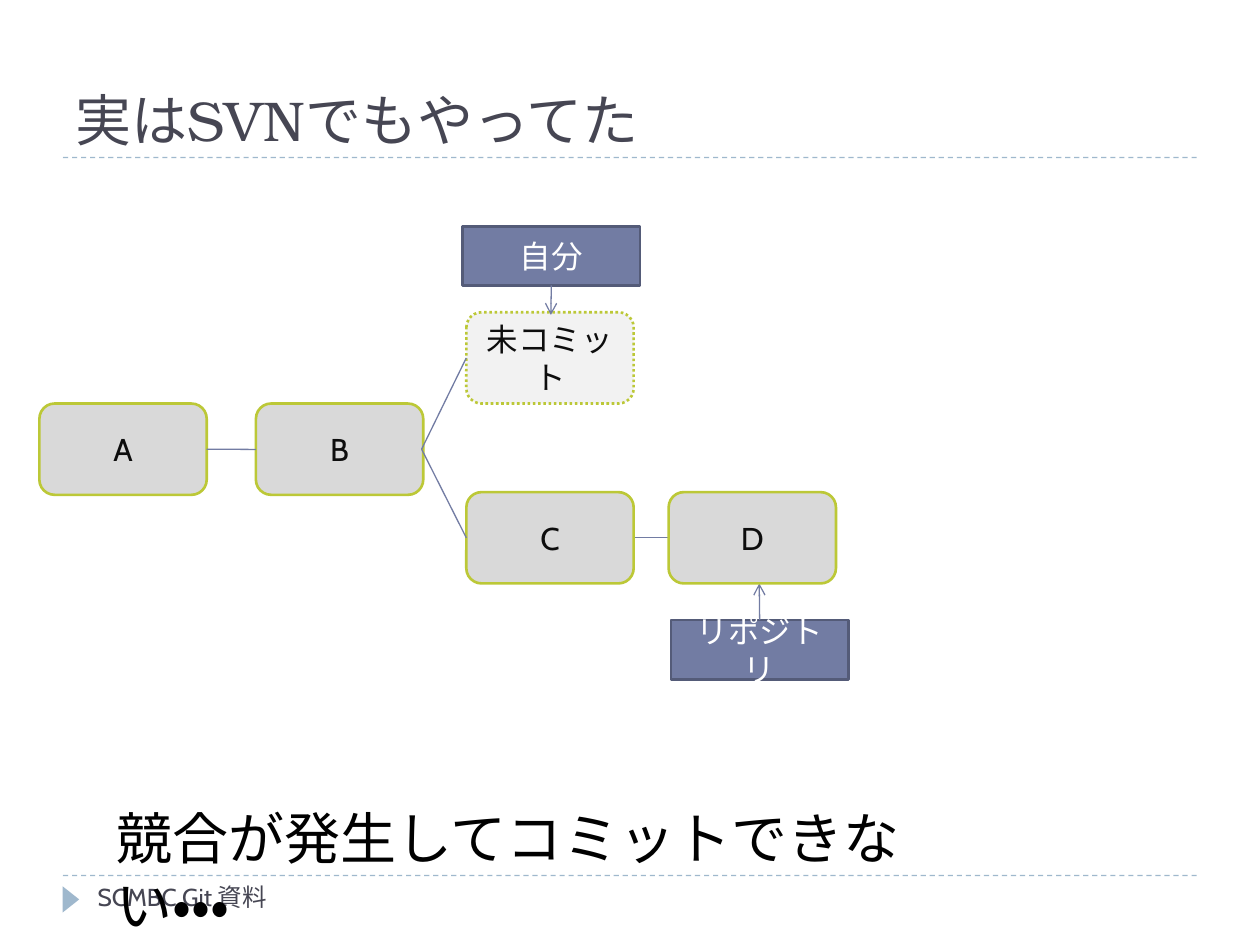
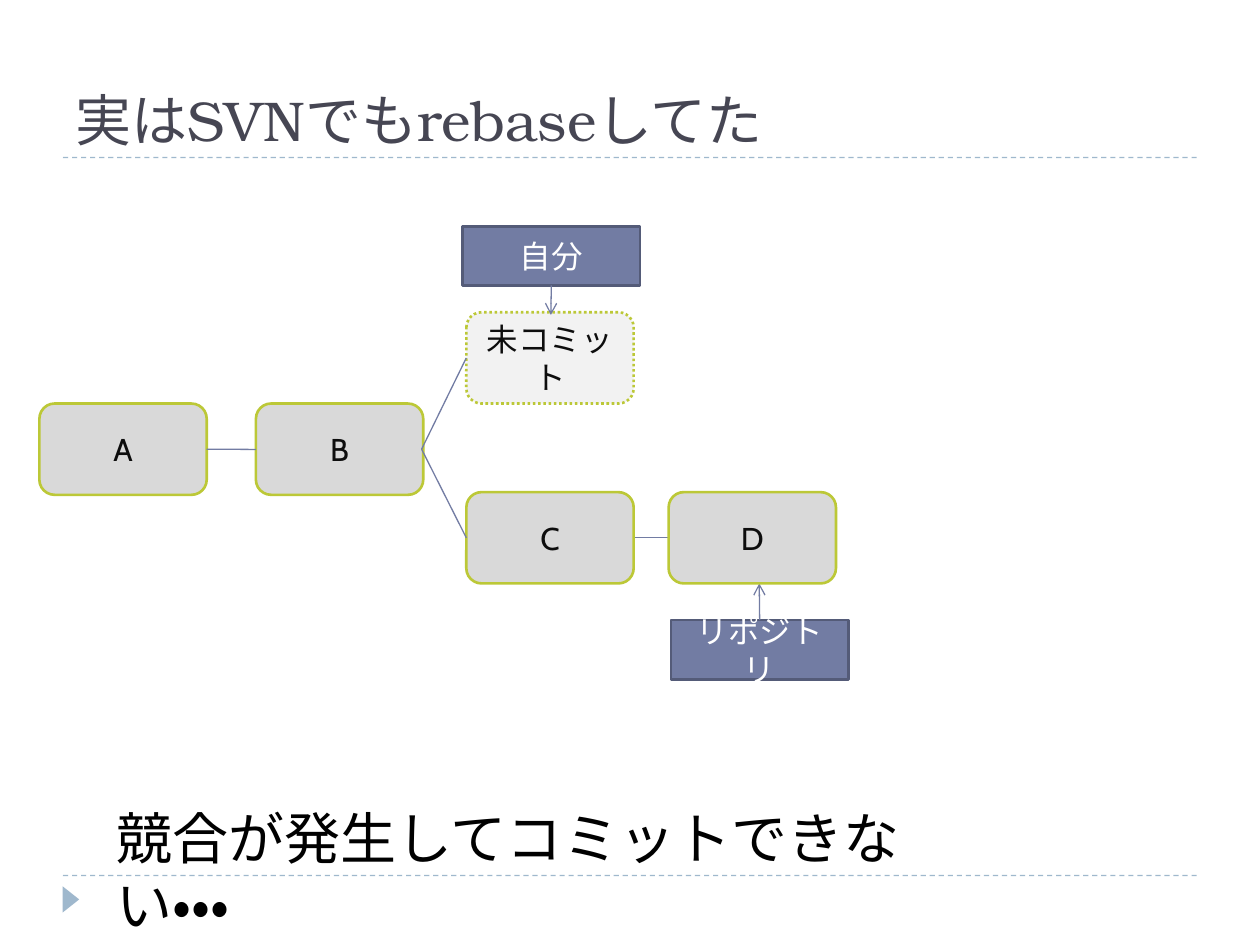
Before and after one commit to kyonmm/SCMBootCamp, a slide deck: slide 34 of git/presen/SCMBC_Git.pptx (slide 35 before the commit). Drawn at 1260x945 pixels with LibreOffice and Linux fonts; fonts in the diff are those of the drawing. Boxes give left, top, right and bottom in pixels: in the first picture for what was removed or moved away, otherwise in the second. Text is boxed around its words. In the diff, an @@ line names an element or a change of style, - is before the commit and + after.

Commit message:
Gitの資料を更新

```diff
--- a/git/presen/SCMBC_Git.pptx
+++ b/git/presen/SCMBC_Git.pptx
@@ title at bbox=[75, 94, 762, 146]: text changed @@
-実はSVNでもやってた
+実はSVNでもrebaseしてた
@@ text removed at bbox=[98, 885, 267, 912] @@
-SCMBC Git 資料
```
Also in this commit, not shown: 32 other slides changed, 12 slides added, 9 slides removed.
